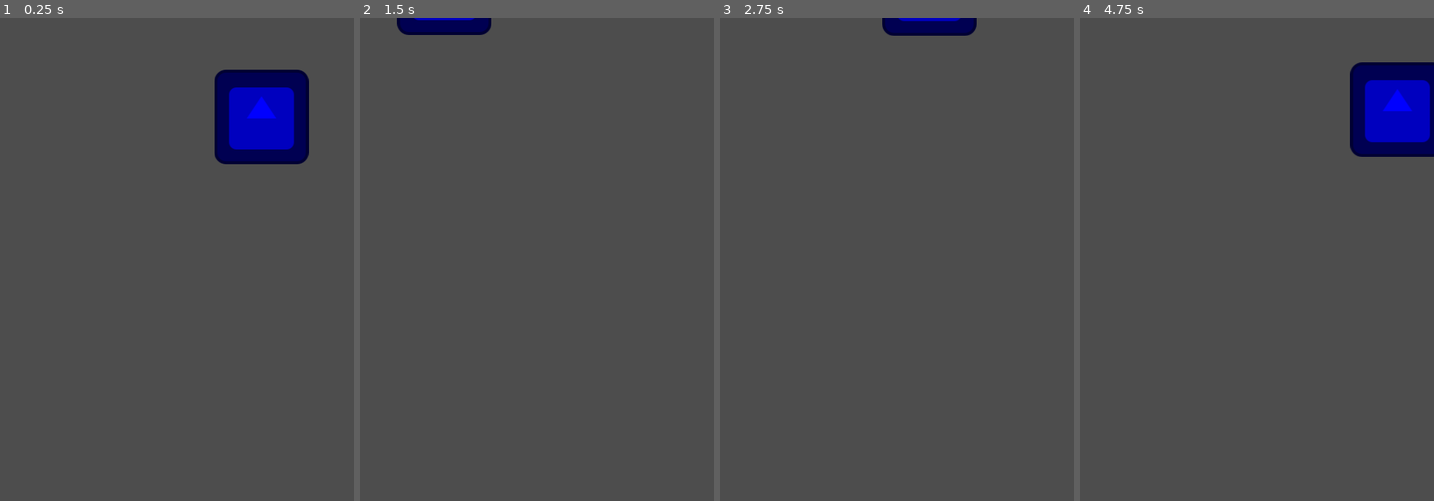
Above: before the commit, frames 1-4 (left to right).
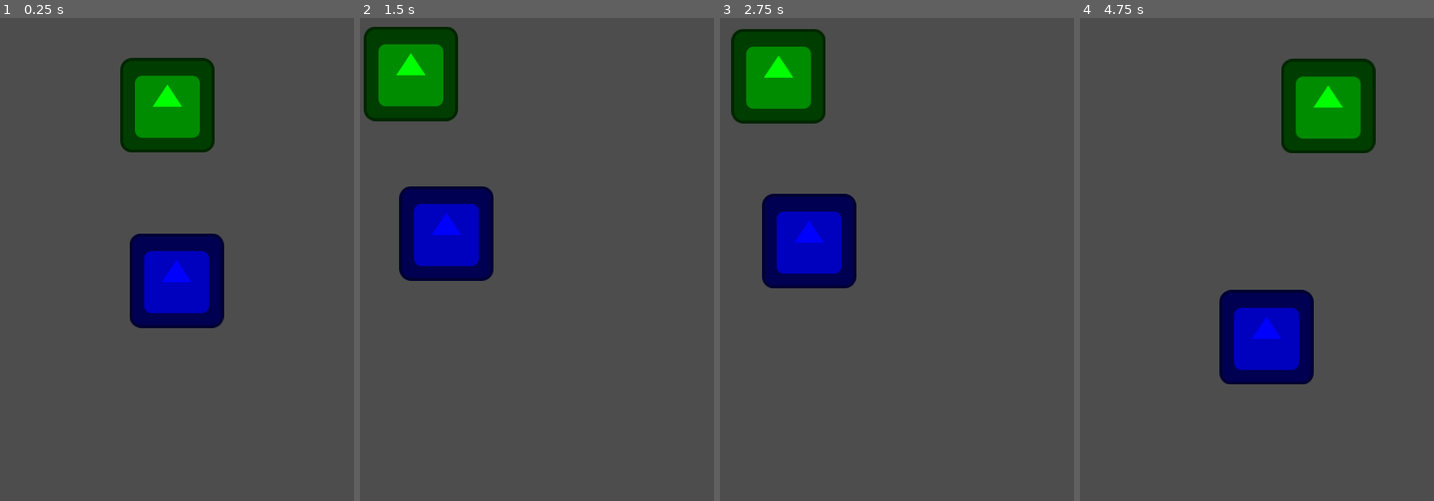
Above: after the commit, the same moments.

Repository: gturri/godot-test
Game: Godot game, scene res://test1/test1MainNode.tscn
Two runs of this game, one before a commit and one after it. Both use one fixed random seed, a clock stepped at 60 frames per second and the inputs below. The project has no main scene, so this scene is started directly. The engine's default icon, where the game draws it, is replaced by a stand-in: a white triangle on a blue panel in a dark square.
Inputs:
- Up to frame 1 (0.25 s): no input
- Up to frame 2 (1.5 s): no input
- Up to frame 3 (2.75 s): no input
- Up to frame 4 (4.75 s): no input

The runs differ from the first frame. In frame 1, 15% of the frame differs, in the area x 33-88%, y 8-65%; in frame 2, 11%; in frame 3, 11%; in frame 4, 14%.

Commit message:
change path to fit in the viewport

Diff:
--- a/test1/test1MainNode.tscn
+++ b/test1/test1MainNode.tscn
@@ -5,9 +5,9 @@
 
 [sub_resource type="Curve2D" id="Curve2D_x7m6r"]
 _data = {
-"points": PackedVector2Array(0, 0, 0, 0, 425, 124, 0, 0, 0, 0, 637, 131, 0, 0, 0, 0, 837, 320, 0, 0, 0, 0, 821, 486, 0, 0, 0, 0, 584, 589, 0, 0, 0, 0, 370, 574, 0, 0, 0, 0, 968, 55, 0, 0, 0, 0, 836, -36, 0, 0, 0, 0, 106, -41, 0, 0, 0, 0, 165, 161, 0, 0, 0, 0, 425, 124)
+"points": PackedVector2Array(0, 0, 0, 0, 269, 353, 0, 0, 0, 0, 249, 452, 0, 0, 0, 0, 416, 308, 0, 0, 0, 0, 403, 120, 0, 0, 0, 0, 206, 118, 0, 0, 0, 0, 38, 66, 0, 0, 0, 0, 138, 351, 0, 0, 0, 0, 268, 357)
 }
-point_count = 11
+point_count = 8
 
 [node name="test1MainNode" type="Node2D"]
 script = ExtResource("1_a86y5")
@@ -17,5 +17,5 @@
 curve = SubResource("Curve2D_x7m6r")
 
 [node name="PathFollow2D" type="PathFollow2D" parent="Path2D"]
-position = Vector2(425, 124)
-rotation = 0.0330069
+position = Vector2(269, 353)
+rotation = 1.77013
